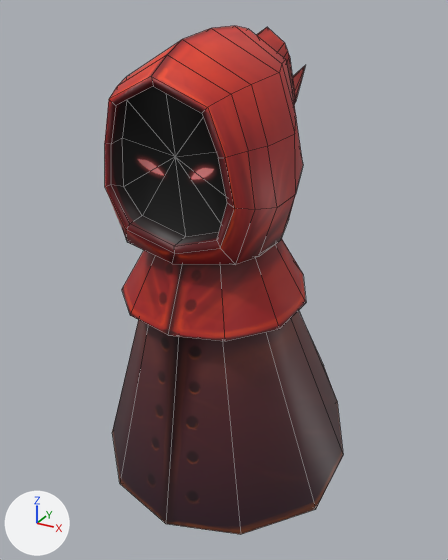
A saved change to the FBX model examples/wc_demo2b/assets/avatar_low.fbx.
Before and after are seen from a 50 mm camera at (0.0278, -0.0491, 0.0607) aimed at (-0.0012, 0.0035, 0.0344). Every picture has the same lights, and +X, +Y and +Z are marked at lower left. Mesh edges are drawn as thin lines. Where no turn or scale is listed for an object, it has been applied to the vertices.
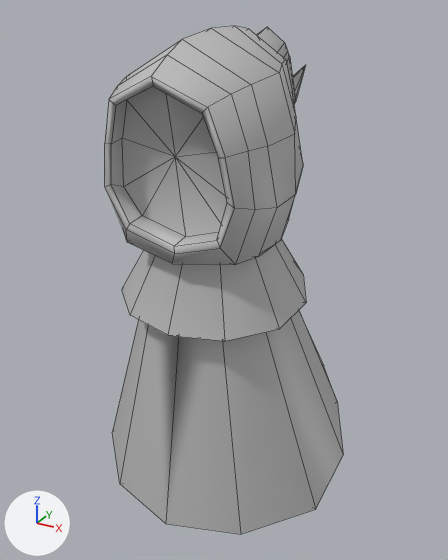
What differs and where, as boxes (x1, y1, x2, y2) in the pictures (448 x 560 px):
'polySurface2', recoloured (red to grey): (105, 26, 343, 534) in both

What changed in the scene script:
```text
Add mat_avatar_txt:
    mat_avatar_txt = principled_material('avatar_txt')
    mat_avatar_txt.base_color = (0.5, 0.5, 0.5)  # grey #bcbcbc
Change me_mesh:
    where me_mesh.from_pydata(...)  # 213 vertices, 218 faces; spans x -0.0129..0.0129, y -0.0156..0.0156, z -0.0231..0.0231
    remove me_mesh.materials.append(mat_avatar_texture)  # picture img_avatar_txt_basecolor_png
    add me_mesh.materials.append(mat_avatar_txt)  # grey #bcbcbc
```
